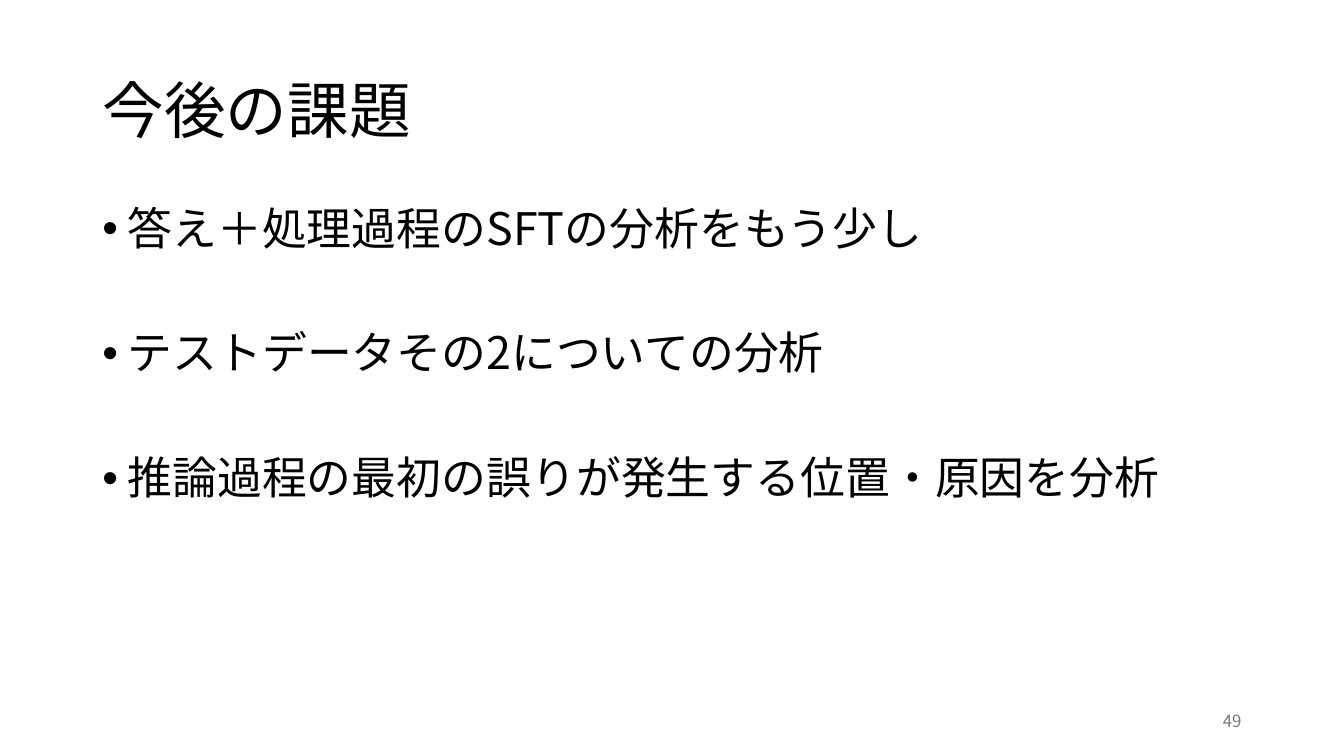
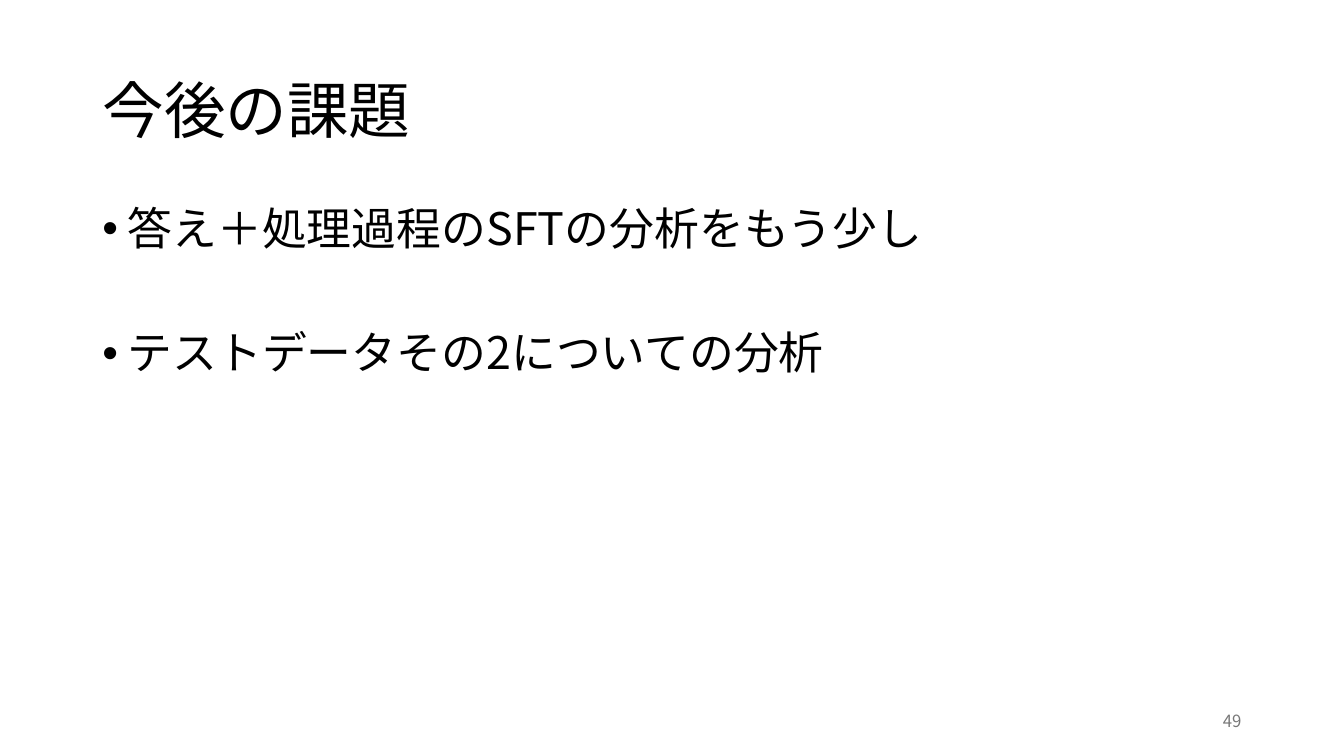
Before and after one commit to rollotea/array-task, a slide deck: slide 49 of 生成AIの追加学習による問題.pptx. Drawn at 1344x756 pixels with LibreOffice and Linux fonts; fonts in the diff are those of the drawing. Boxes give left, top, right and bottom in pixels: in the first picture for what was removed or moved away, otherwise in the second. Text is boxed around its words. In the diff, an @@ line names an element or a change of style, - is before the commit and + after.

```diff
--- a/生成AIの追加学習による問題.pptx
+++ b/生成AIの追加学習による問題.pptx
@@ text at box(128, 456, 1160, 498): paragraph removed @@
-• 推論過程の最初の誤りが発生する位置・原因を分析
```
Also in this commit, not shown: 12 other slides changed.
